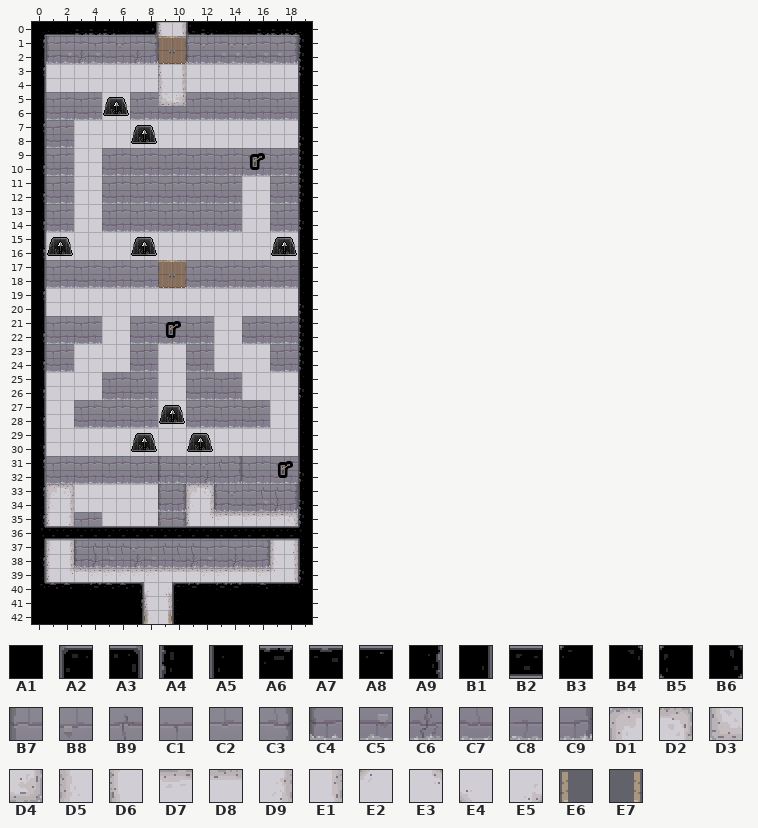
Tiled map: Tiled/render/puzzle5_3.tmx. That is the earlier state.
Cells are 16x16 px. Shown: x 0..19, y 0..42.
Key: from "dungeon tileset calciumtrice": A1 30, A2 31, A3 32, A4 35, A5 37, A6 38, A7 39, A8 40, A9 44, B1 46, B2 51, B3 79, B4 80, B5 84, B6 85, B7 120, B8 121, B9 122, C1 123, C2 124, C3 125, C4 150, C5 151, C6 152, C7 153, C8 154, C9 155, D1 211, D2 212, D3 213, D4 214, D5 216, D6 217, D7 218, D8 220, D9 225, E1 226, E2 259, E3 260, E4 261, E5 262, E6 337, E7 338.
__ is an empty cell, ## one hidden under a higher layer.
Layers that did not change in this view are not listed.
Layer "Floor" before, first column x 0:
 0 ## ## ## ## ## ## ## ## ## D6 E1 ## ## ## ## ## ## ## ## ##
 1 ## B7 C2 C2 C1 C2 B8 C2 C3 D6 D9 B7 B8 C2 B8 B8 C2 C1 C3 ##
 2 ## C4 C5 C6 C5 C7 C8 C6 C9 D5 D9 C4 C8 C5 C5 C7 C5 C5 C9 ##
 3 ## __ __ __ __ __ __ __ __ D6 E1 __ __ __ __ __ __ __ __ ##
 4 ## __ __ __ __ __ __ __ __ D5 E1 __ __ __ __ __ __ __ __ ##
 5 ## __ __ __ __ __ __ __ __ D3 D4 __ __ __ __ __ __ __ __ ##
 6 ## __ __ __ __ __ __ __ __ __ __ __ __ __ __ __ __ __ __ ##
 7 ## __ __ __ __ __ __ __ __ __ __ __ __ __ __ __ __ __ __ ##
 8 ## __ __ __ __ __ __ __ __ __ __ __ __ __ __ __ __ __ __ ##
 9 ## __ __ __ __ __ __ __ __ __ __ __ __ __ __ __ __ __ __ ##
10 ## __ __ __ __ __ __ __ __ __ __ __ __ __ __ __ __ __ __ ##
11 ## __ __ __ __ __ __ __ __ __ __ __ __ __ __ __ __ __ __ ##
12 ## __ __ __ __ __ __ __ __ __ __ __ __ __ __ __ __ __ __ ##
13 ## __ __ __ __ __ __ __ __ __ __ __ __ __ __ __ __ __ __ ##
14 ## __ __ __ __ __ __ __ __ __ __ __ __ __ __ __ __ __ __ ##
15 ## __ __ __ __ __ __ __ __ __ __ __ __ __ __ __ __ __ __ ##
16 ## __ __ __ __ __ __ __ __ __ __ __ __ __ __ __ __ __ __ ##
17 ## __ __ __ __ __ __ __ __ __ __ __ __ __ __ __ __ __ __ ##
18 ## __ __ __ __ __ __ __ __ __ __ __ __ __ __ __ __ __ __ ##
19 ## __ __ __ __ __ __ __ __ __ __ __ __ __ __ __ __ __ __ ##
20 ## __ __ __ __ __ __ __ __ __ __ __ __ __ __ __ __ __ __ ##
21 ## __ __ __ __ __ __ __ __ __ __ __ __ __ __ __ __ __ __ ##
22 ## __ __ __ __ __ __ __ __ __ __ __ __ __ __ __ __ __ __ ##
23 ## __ __ __ __ __ __ __ __ __ __ __ __ __ __ __ __ __ __ ##
24 ## __ __ __ __ __ __ __ __ __ __ __ __ __ __ __ __ __ __ ##
25 ## __ __ __ __ __ __ __ __ __ __ __ __ __ __ __ __ __ __ ##
26 ## __ __ __ __ __ __ __ __ __ __ __ __ __ __ __ __ __ __ ##
27 ## __ __ __ __ __ __ __ __ __ __ __ __ __ __ __ __ __ __ ##
28 ## __ __ __ __ __ __ __ __ __ __ __ __ __ __ __ __ __ __ ##
29 ## __ __ __ __ __ __ __ __ __ __ __ __ __ __ __ __ __ __ ##
30 ## __ __ __ __ __ __ __ __ __ __ __ __ __ __ __ __ __ __ ##
31 ## __ __ __ __ __ __ __ __ B7 C1 B8 B8 B9 C3 __ __ __ __ ##
32 ## __ __ __ __ __ __ __ __ C4 C5 C7 C6 C7 C9 __ __ __ __ ##
33 ## D1 D2 __ __ __ __ __ __ B7 C3 D1 D2 B7 B8 C2 B9 B9 C3 ##
34 ## D5 E1 __ __ __ __ __ __ C4 C9 D5 E1 C4 C7 C7 C5 C6 C9 ##
35 ## D6 D9 __ __ __ __ __ __ B7 C3 D6 E3 D7 D8 D7 D7 D7 D2 ##
36 ## ## ## __ __ __ __ __ __ ## ## ## ## ## ## ## ## ## ## ##
37 ## D5 E1 B7 B9 B9 B9 B8 C1 B9 B9 B9 C1 C2 C1 C2 C3 D5 D9 ##
38 ## D6 E1 C4 C6 C5 C8 C6 C5 C8 C7 C6 C5 C7 C6 C7 C9 D5 E1 ##
39 ## D6 E3 D8 D7 D7 D7 D7 D7 D8 D8 D8 D7 D7 D8 D8 D7 E2 E1 ##
40 ## ## ## ## ## ## ## ## E4 E5 ## ## ## ## ## ## ## ## ## ##
41 ## ## ## ## ## ## ## ## D6 E1 ## ## ## ## ## ## ## ## ## ##
42 ## ## ## ## ## ## ## ## D5 E1 ## ## ## ## ## ## ## ## ## ##
Layer "Ceilng" before, first column x 0:
33 A9 __ __ __ __ __ __ __ __ __ __ __ __ __ __ __ __ __ __ A5
34 B1 __ __ __ __ __ __ __ __ __ __ __ __ __ __ __ __ __ __ A4
35 A9 __ __ __ __ __ __ __ __ __ __ __ __ __ __ __ __ __ __ A4
36 B6 B2 B2 B2 B2 B2 B2 B2 B2 B2 B2 B2 B2 B2 B2 B2 B2 B2 B2 B5
37 B1 __ __ __ __ __ __ __ __ __ __ __ __ __ __ __ __ __ __ A5
38 A9 __ __ __ __ __ __ __ __ __ __ __ __ __ __ __ __ __ __ A5
39 B1 __ __ __ __ __ __ __ __ __ __ __ __ __ __ __ __ __ __ A4
40 B4 A7 A7 A8 A6 A7 A7 A3 __ __ A2 A6 A8 A6 A6 A8 A7 A8 A8 B3
41 A1 A1 A1 A1 A1 A1 A1 A9 __ __ A5 A1 A1 A1 A1 A1 A1 A1 A1 A1
42 A1 A1 A1 A1 A1 A1 A1 B1 E6 E7 A5 A1 A1 A1 A1 A1 A1 A1 A1 A1
The result:
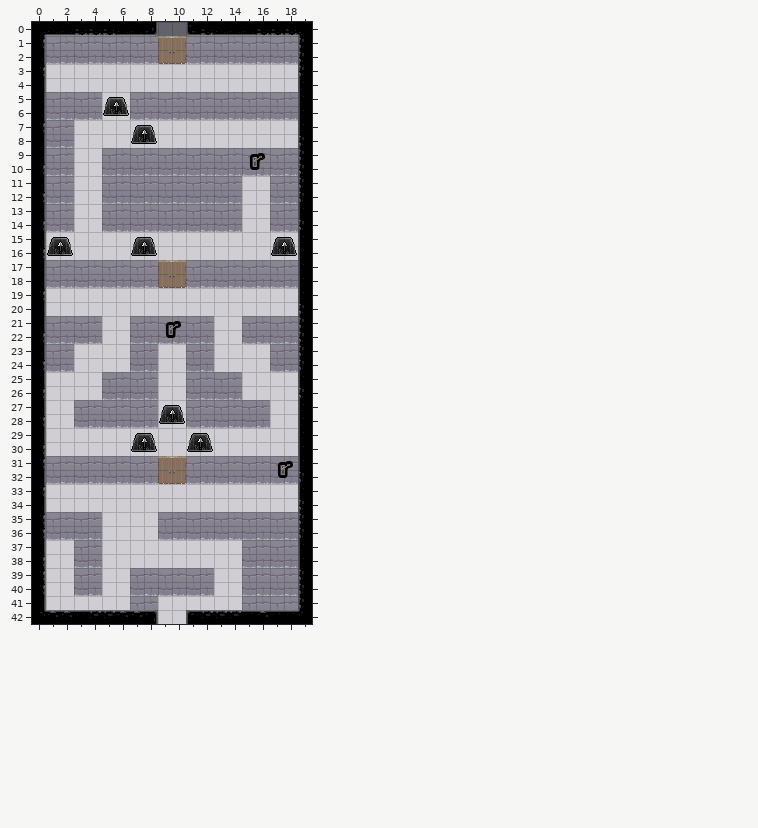
Changes in this commit:
Layer "Floor":
y 0: x 9..10 D6 E1 -> __ __
y 1: x 1 B7 -> __; x 3..8 C2 C1 C2 B8 C2 C3 -> __ __ __ __ __ __; x 11..15 B7 B8 C2 B8 B8 -> __ __ __ __ __; x 18 C3 -> __
y 2: x 1..4 C4 C5 C6 C5 -> __ __ __ __; x 7..8 C6 C9 -> __ __; x 11 C4 -> __; x 13..14 C5 C5 -> __ __; x 16..18 C5 C5 C9 -> __ __ __
y 3: x 9..10 D6 E1 -> __ __
y 4: x 9..10 D5 E1 -> __ __
y 5: x 9..10 D3 D4 -> __ __
y 31: x 9..14 B7 C1 B8 B8 B9 C3 -> __ __ __ __ __ __
y 32: x 9..10 C4 C5 -> __ __; x 12 C6 -> __; x 14 C9 -> __
y 33: x 1..2 D1 D2 -> __ __; x 9..18 B7 C3 D1 D2 B7 B8 C2 B9 B9 C3 -> __ __ __ __ __ __ __ __ __ __
y 34: x 1..2 D5 E1 -> __ __; x 9..18 C4 C9 D5 E1 C4 C7 C7 C5 C6 C9 -> __ __ __ __ __ __ __ __ __ __
y 35: x 1..2 D6 D9 -> __ __; x 9..18 B7 C3 D6 E3 D7 D8 D7 D7 D7 D2 -> __ __ __ __ __ __ __ __ __ __
y 36: x 1..2 ## ## -> __ __; x 9..18 ## ## ## ## ## ## ## ## ## ## -> __ __ __ __ __ __ __ __ __ __
y 37: x 1..18 D5 E1 B7 B9 B9 B9 B8 C1 B9 B9 B9 C1 C2 C1 C2 C3 D5 D9 -> __ __ __ __ __ __ __ __ __ __ __ __ __ __ __ __ __ __
y 38: x 1..14 D6 E1 C4 C6 C5 C8 C6 C5 C8 C7 C6 C5 C7 C6 -> __ __ __ __ __ __ __ __ __ __ __ __ __ __; x 16..18 C9 D5 E1 -> __ __ __
y 39: x 1..18 D6 E3 D8 D7 D7 D7 D7 D7 D8 D8 D8 D7 D7 D8 D8 D7 E2 E1 -> __ __ __ __ __ __ __ __ __ __ __ __ __ __ __ __ __ __
y 40: x 1..18 ## ## ## ## ## ## ## E4 E5 ## ## ## ## ## ## ## ## ## -> __ __ __ __ __ __ __ __ __ __ __ __ __ __ __ __ __ __
y 41: x 1..18 ## ## ## ## ## ## ## D6 E1 ## ## ## ## ## ## ## ## ## -> __ __ __ __ __ __ __ __ __ __ __ __ __ __ __ __ __ __
y 42: x 8..10 D5 E1 ## -> __ __ __
Layer "Ceilng":
y 36: x 0..19 B6 B2 B2 B2 B2 B2 B2 B2 B2 B2 B2 B2 B2 B2 B2 B2 B2 B2 B2 B5 -> A9 __ __ __ __ __ __ __ __ __ __ __ __ __ __ __ __ __ __ A4
y 39: x 0 B1 -> A9
y 40: x 0..7 B4 A7 A7 A8 A6 A7 A7 A3 -> A9 __ __ __ __ __ __ __; x 10..19 A2 A6 A8 A6 A6 A8 A7 A8 A8 B3 -> __ __ __ __ __ __ __ __ __ A4
y 41: x 0..7 A1 A1 A1 A1 A1 A1 A1 A9 -> B1 __ __ __ __ __ __ __; x 10..19 A5 A1 A1 A1 A1 A1 A1 A1 A1 A1 -> __ __ __ __ __ __ __ __ __ A4
y 42: x 0..19 A1 A1 A1 A1 A1 A1 A1 B1 E6 E7 A5 A1 A1 A1 A1 A1 A1 A1 A1 A1 -> B4 A7 A7 A8 A6 A6 A7 A7 A3 __ __ A2 A6 A6 A6 A8 A7 A8 A8 B3
Where, in picture pixels (left, top, right, bottom), the same in both pictures:
removed: (46, 22, 298, 106)
changed: (40, 456, 304, 624)
